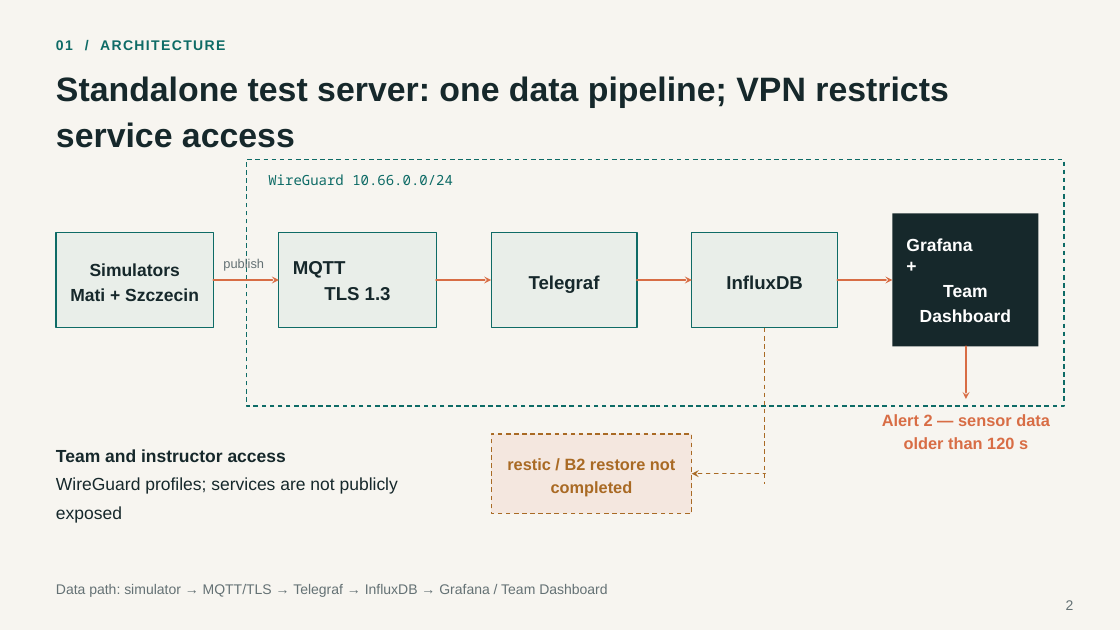
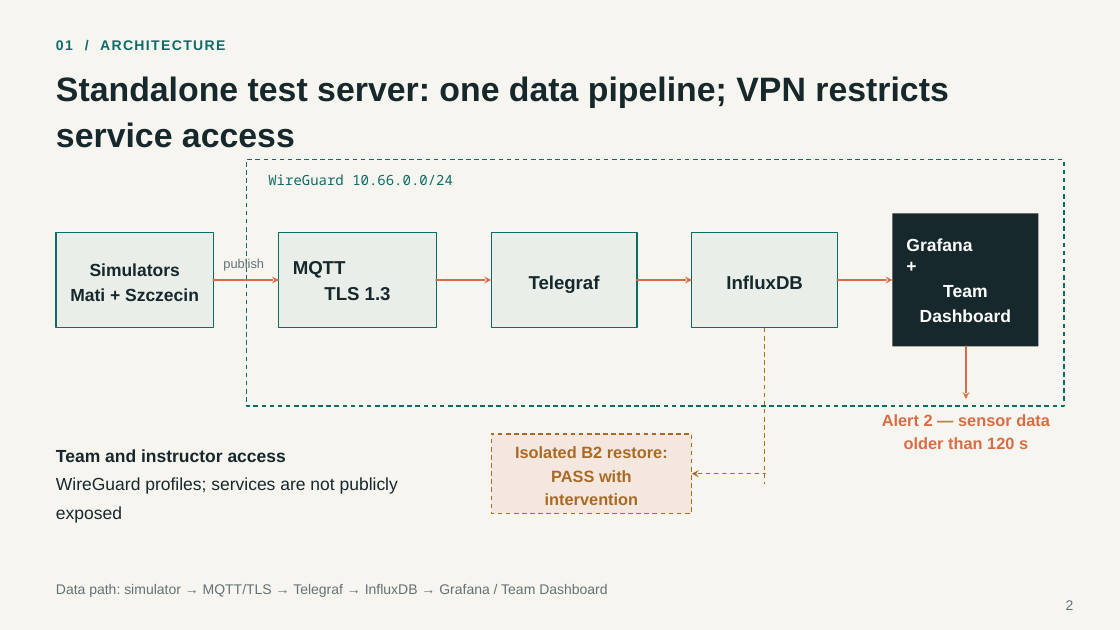
Before and after one commit to dtsulikowski-glitch/coil-projectD, a slide deck: slide 2 of evidence/checkin5/Project-D-standalone-testing-EN.pptx. Drawn at 1120x630 pixels with LibreOffice and Linux fonts; fonts in the diff are those of the drawing. Boxes give left, top, right and bottom in pixels: in the first picture for what was removed or moved away, otherwise in the second. Text is boxed around its words. In the diff, an @@ line names an element or a change of style, - is before the commit and + after.

```diff
--- a/evidence/checkin5/Project-D-standalone-testing-EN.pptx
+++ b/evidence/checkin5/Project-D-standalone-testing-EN.pptx
@@ text at [515, 446, 668, 505]: text changed @@
-restic / B2 restore not completed
+Isolated B2 restore: PASS with intervention
```
Also in this commit, not shown: 7 other slides changed, 2 other files.
